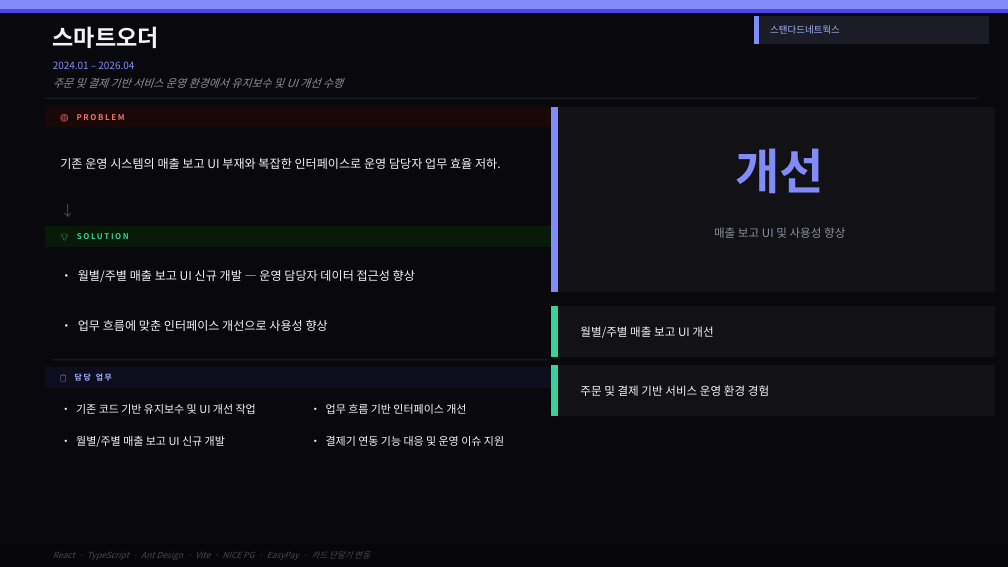
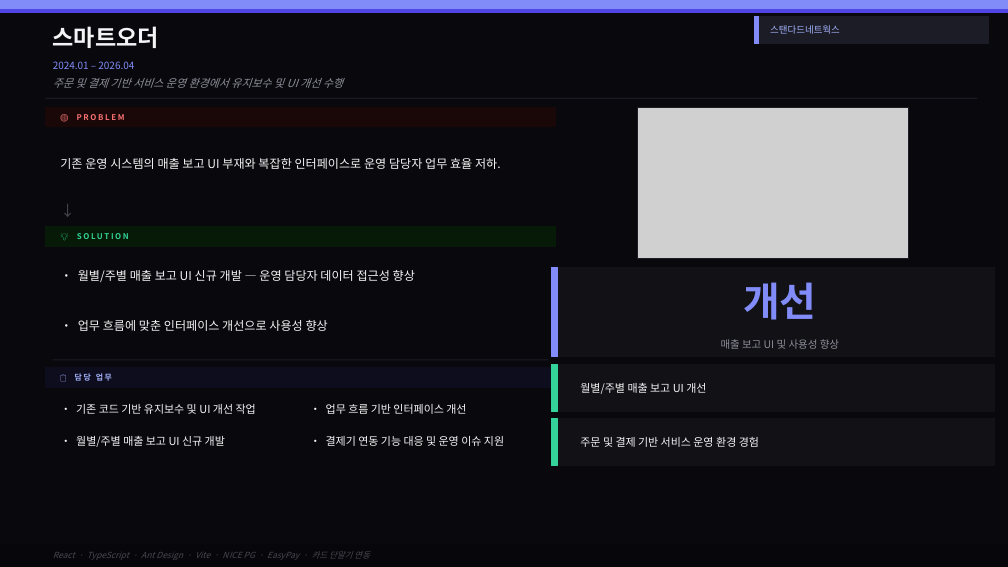
Before and after one commit to jinwonnnnnnn/jinwon-portfolio, a slide deck: slide 10 of apps/web/public/portfolio.pptx. Drawn at 1008x567 pixels with LibreOffice and Linux fonts; fonts in the diff are those of the drawing; grey boxes stand for pictures. Boxes give left, top, right and bottom in pixels: in the first picture for what was removed or moved away, otherwise in the second. Text is boxed around its words. In the diff, an @@ line names an element or a change of style, - is before the commit and + after.

```diff
--- a/apps/web/public/portfolio.pptx
+++ b/apps/web/public/portfolio.pptx
@@ rectangle removed at [552,107,557,292] @@
@@ rectangle: place and size @@
-rectangle at [552,107,994,292]
+rectangle at [638,107,909,259]
@@ rectangle at [638,107,909,259]: fill #111116 to none; outline #111116 1 pt to #1C1C27 1 pt @@
@@ picture added at [638,107,909,259] @@
@@ rectangle: place and size @@
-rectangle at [552,307,994,356]
+rectangle at [552,268,994,357]
@@ rectangle added at [552,268,557,357], fill #818CF8, outline #818CF8 1 pt @@
@@ text "개선": place and size @@
-text "개선" at [735,148,824,194]
+text "개선" at [743,282,816,320]
@@ text "개선" at [743,282,816,320]: size 46 to 38 pt @@
@@ text "매출 보고 UI 및 사용성 ...": place and size @@
-text "매출 보고 UI 및 사용성 ..." at [714,227,845,238]
+text "매출 보고 UI 및 사용성 ..." at [721,339,839,349]
@@ text "매출 보고 UI 및 사용성 ..." at [721,339,839,349]: size 11 to 10 pt @@
@@ rectangle: place and size @@
-rectangle at [552,366,994,415]
+rectangle at [552,364,994,411]
@@ rectangle: place and size @@
-rectangle at [552,366,557,415]
+rectangle at [552,364,557,411]
@@ text "월별/주별 매출 보고 UI 개선" at [580,383,706,394]: size 11 to 10.5 pt @@
@@ text "월별/주별 매출 보고 UI 개선": place and size @@
-text "월별/주별 매출 보고 UI 개선" at [580,326,713,338]
+text "월별/주별 매출 보고 UI 개선" at [580,383,706,394]
@@ rectangle: place and size @@
-rectangle at [552,307,557,356]
+rectangle at [552,419,557,466]
@@ rectangle added at [552,419,994,466], fill #111116, outline #111116 1 pt @@
@@ text "주문 및 결제 기반 서비스 ...": place and size @@
-text "주문 및 결제 기반 서비스 ..." at [580,385,769,396]
+text "주문 및 결제 기반 서비스 ..." at [580,437,759,447]
@@ text "주문 및 결제 기반 서비스 ..." at [580,437,759,447]: size 11 to 10.5 pt @@
```
Also in this commit, not shown: 5 other slides changed, 3 other files.
